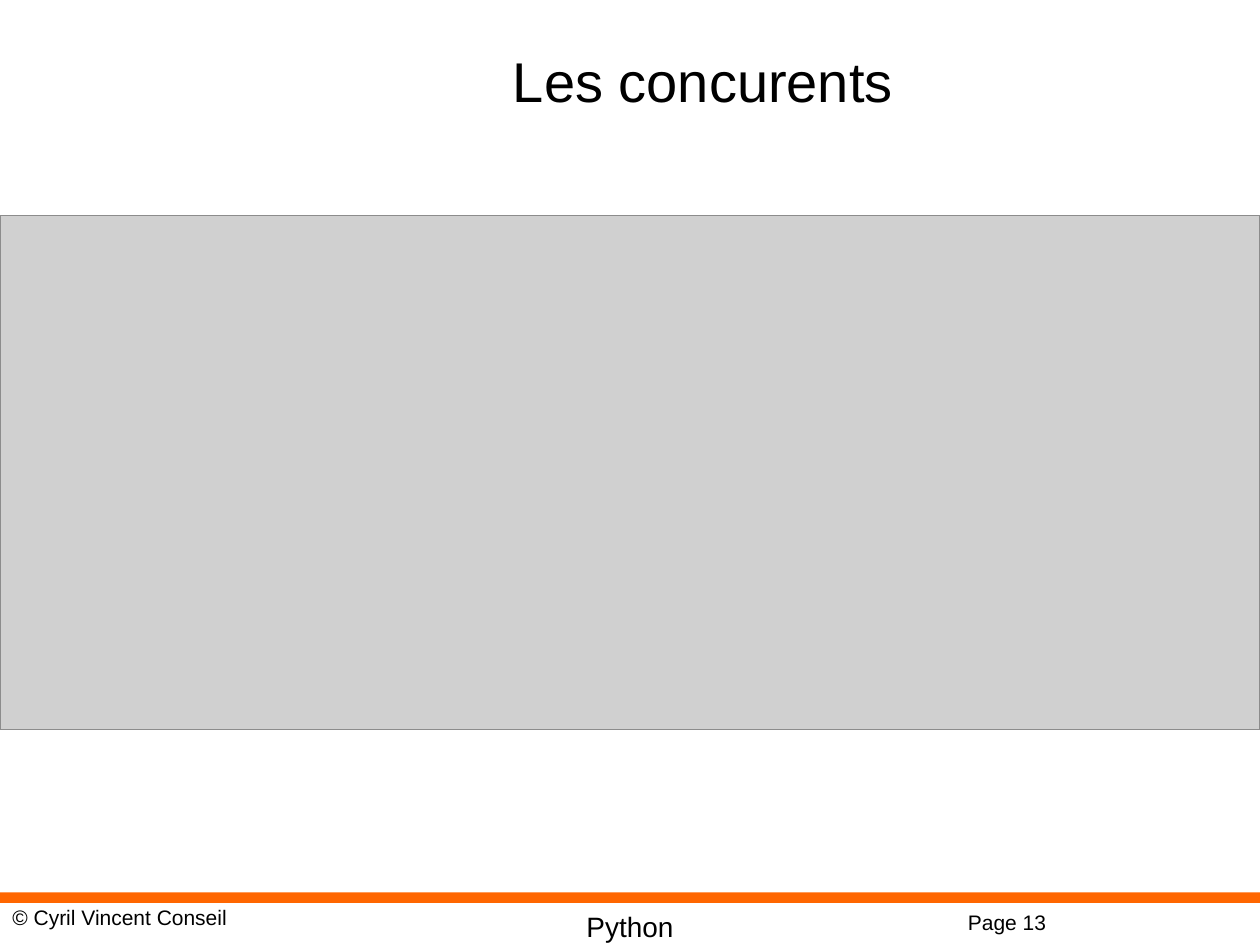
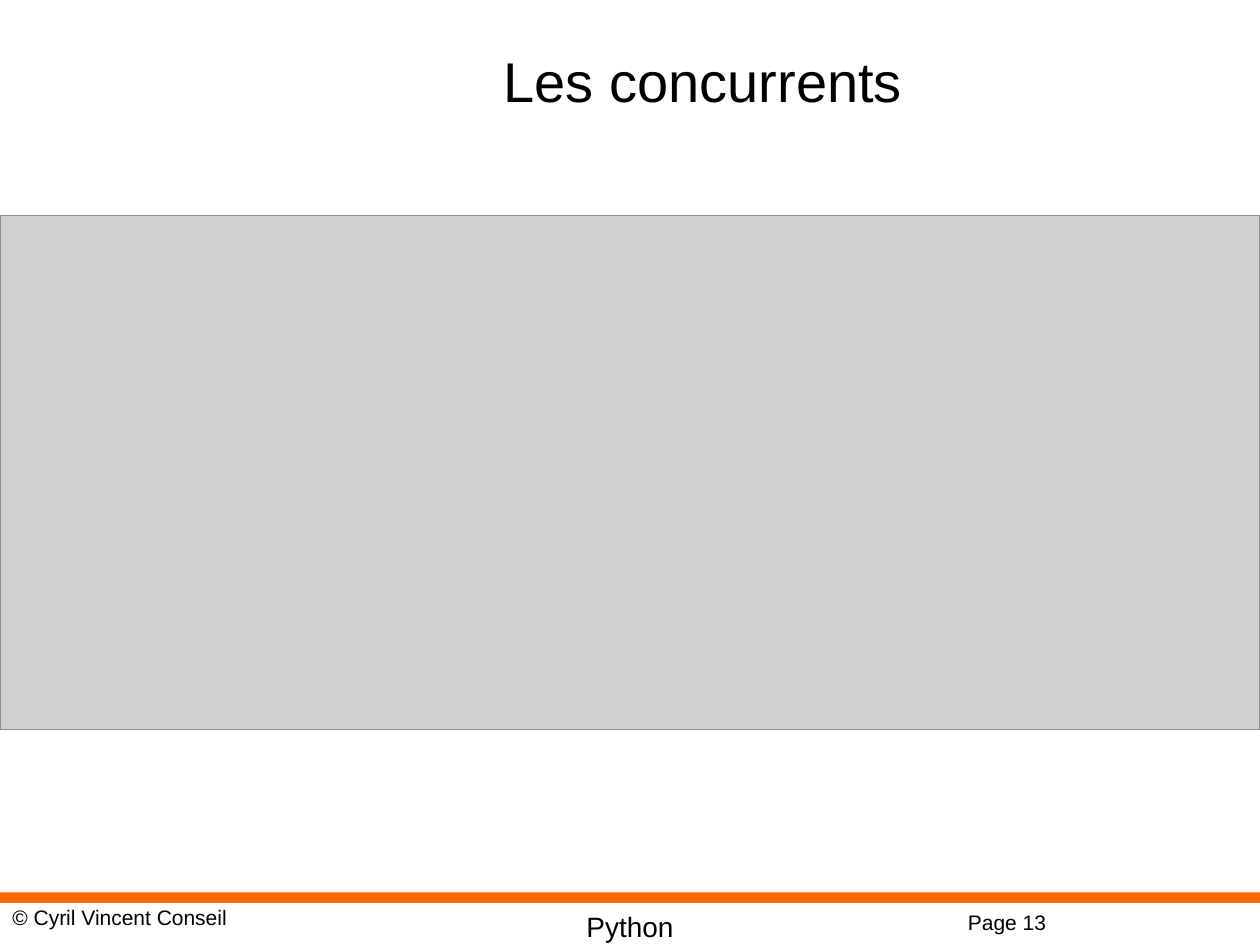
Before and after one commit to cyrilvincent/iot-ai, a slide deck: slide 13 of ppt/IoTAI14-EMLearn.pptx. Drawn at 1260x945 pixels with LibreOffice and Linux fonts; fonts in the diff are those of the drawing; grey boxes stand for pictures; background and template pictures are left out. Boxes give left, top, right and bottom in pixels: in the first picture for what was removed or moved away, otherwise in the second. Text is boxed around its words. In the diff, an @@ line names an element or a change of style, - is before the commit and + after.

```diff
--- a/ppt/IoTAI14-EMLearn.pptx
+++ b/ppt/IoTAI14-EMLearn.pptx
@@ title at [504, 63, 902, 103]: text changed @@
-Les concurents
+Les concurrents
```
Also in this commit, not shown: 1 other slide changed, 5 other files.
